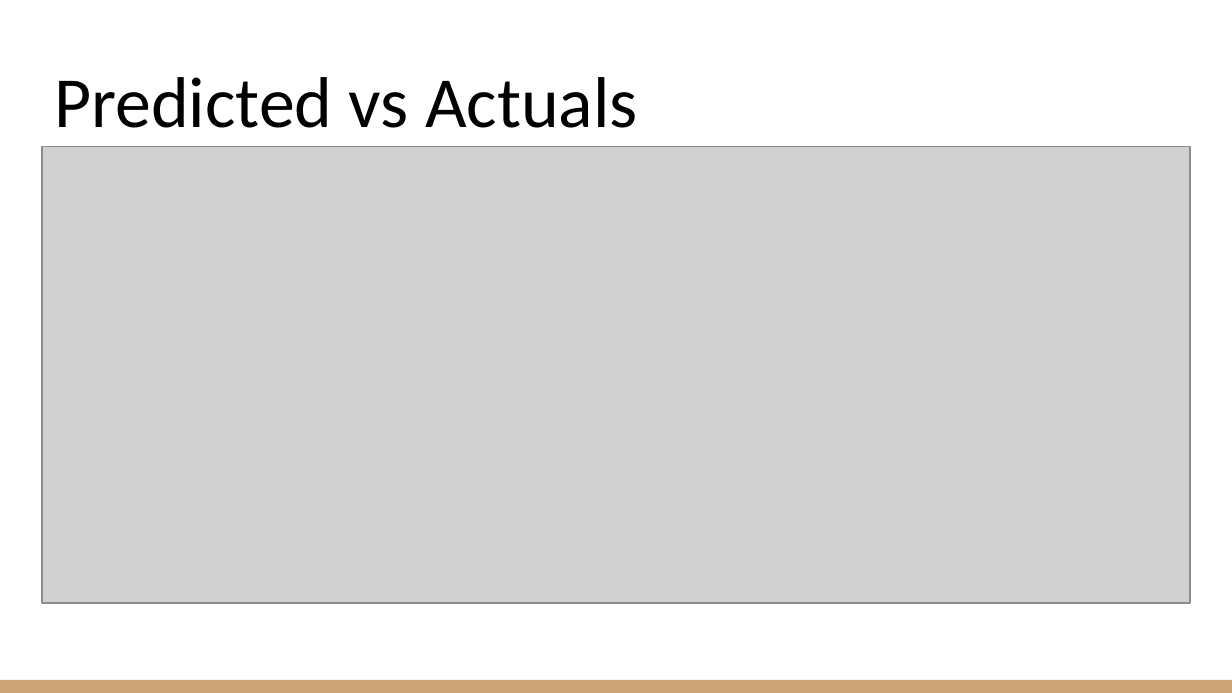
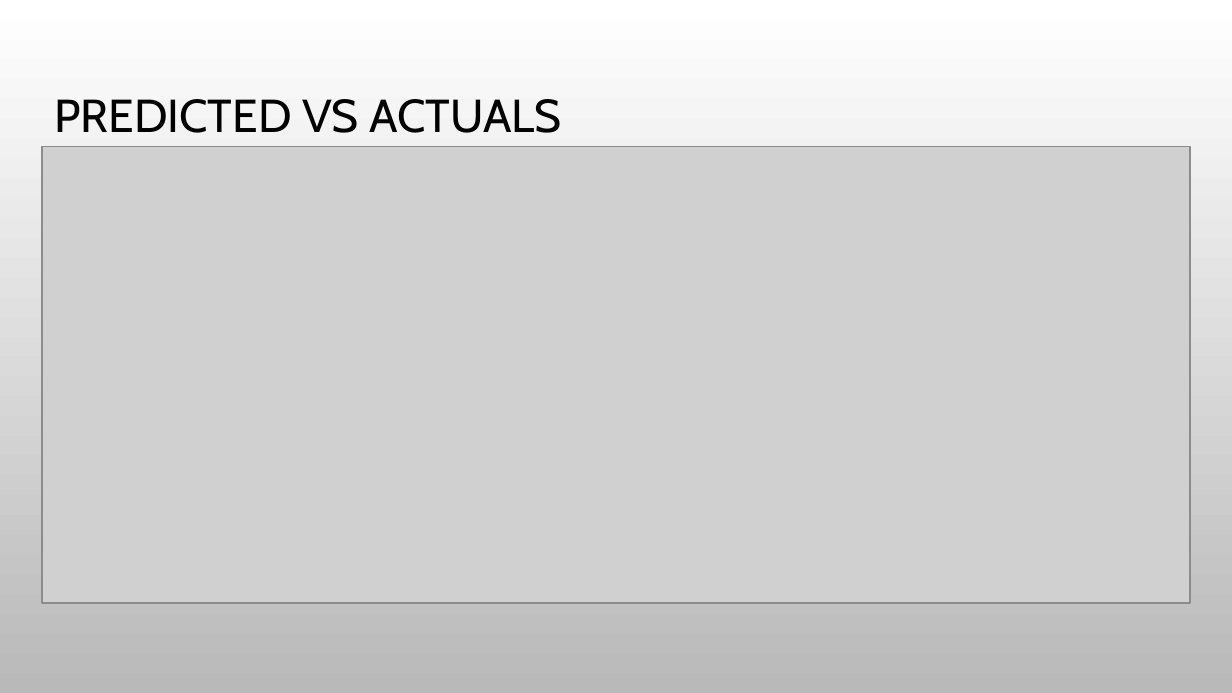
Before and after one commit to bradsmart1998/Project_4_Real_Estate_Regression, a slide deck: slide 12 of Project 4 - Perth House Prices.pptx. Drawn at 1232x693 pixels with LibreOffice and Linux fonts; fonts in the diff are those of the drawing; grey boxes stand for pictures; background and template pictures are left out. Boxes give left, top, right and bottom in pixels: in the first picture for what was removed or moved away, otherwise in the second. Text is boxed around its words. In the diff, an @@ line names an element or a change of style, - is before the commit and + after.

```diff
--- a/Project 4 - Perth House Prices.pptx
+++ b/Project 4 - Perth House Prices.pptx
@@ background #FFFFFF to picture (left out) @@
@@ title at (54,99,561,133): text changed; size 42 to 27 pt; font Calibri to Cabin @@
-Predicted vs Actuals
+PREDICTED VS ACTUALS
@@ rectangle removed at (0,680,1232,693) @@
```
Also in this commit, not shown: 12 other slides changed.
